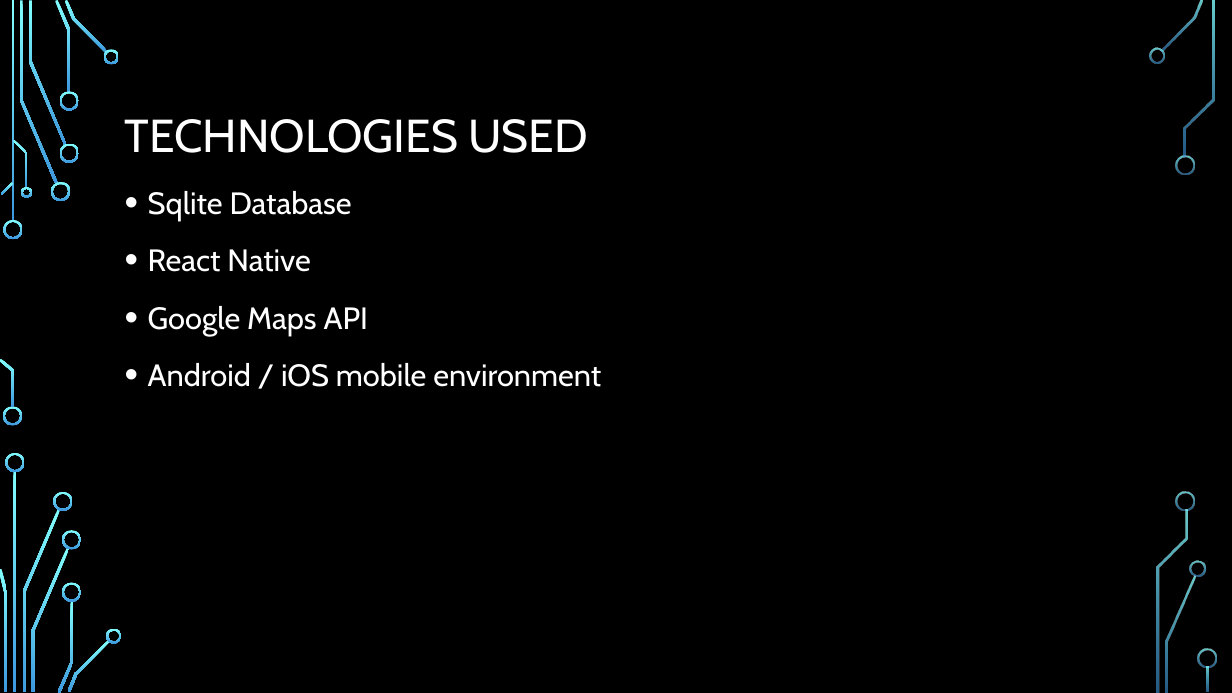
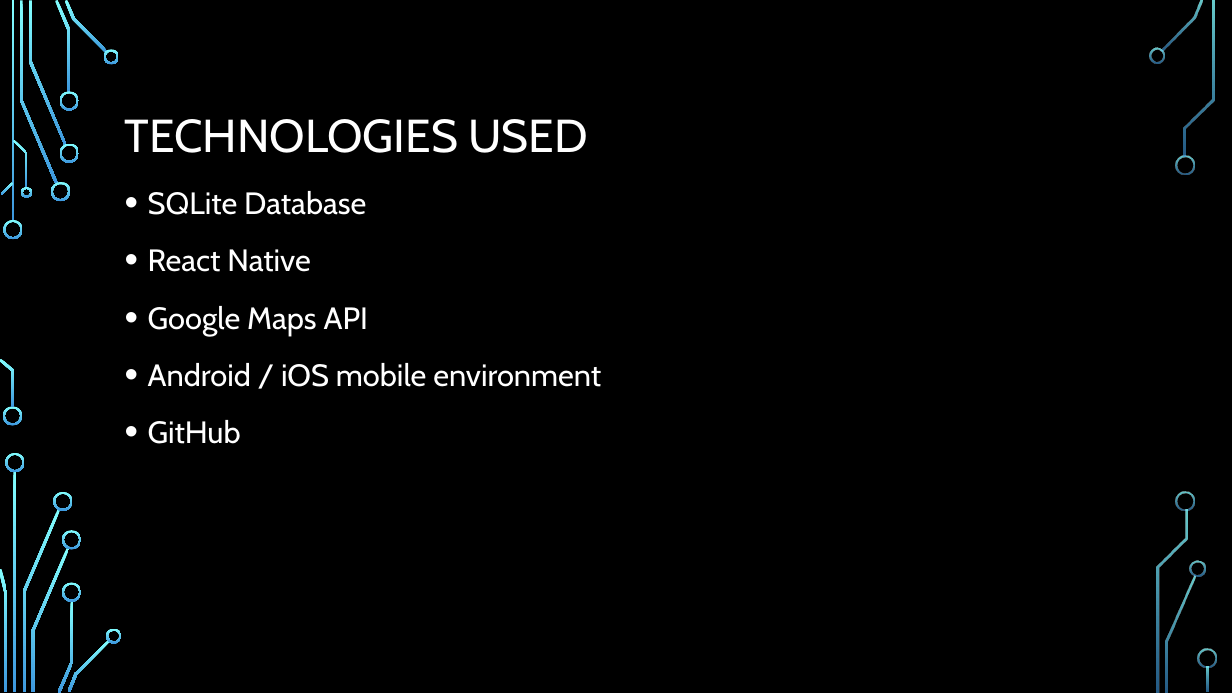
Before and after one commit to AB-Cobb/Capstone, a slide deck: slide 4 of docs/T04_HTTYDP_Final_Capstone_Presentation.pptx. Drawn at 1232x693 pixels with LibreOffice and Linux fonts; fonts in the diff are those of the drawing; background and template pictures are left out. Boxes give left, top, right and bottom in pixels: in the first picture for what was removed or moved away, otherwise in the second. Text is boxed around its words. In the diff, an @@ line names an element or a change of style, - is before the commit and + after.

```diff
--- a/docs/T04_HTTYDP_Final_Capstone_Presentation.pptx
+++ b/docs/T04_HTTYDP_Final_Capstone_Presentation.pptx
@@ text at [148,191,366,215]: text changed @@
-• Sqlite Database
+• SQLite Database
@@ text at [148,420,241,444]: paragraph added @@
+• GitHub
```
Also in this commit, not shown: 1 other slide changed, 1 slide added, 1 slide removed.
